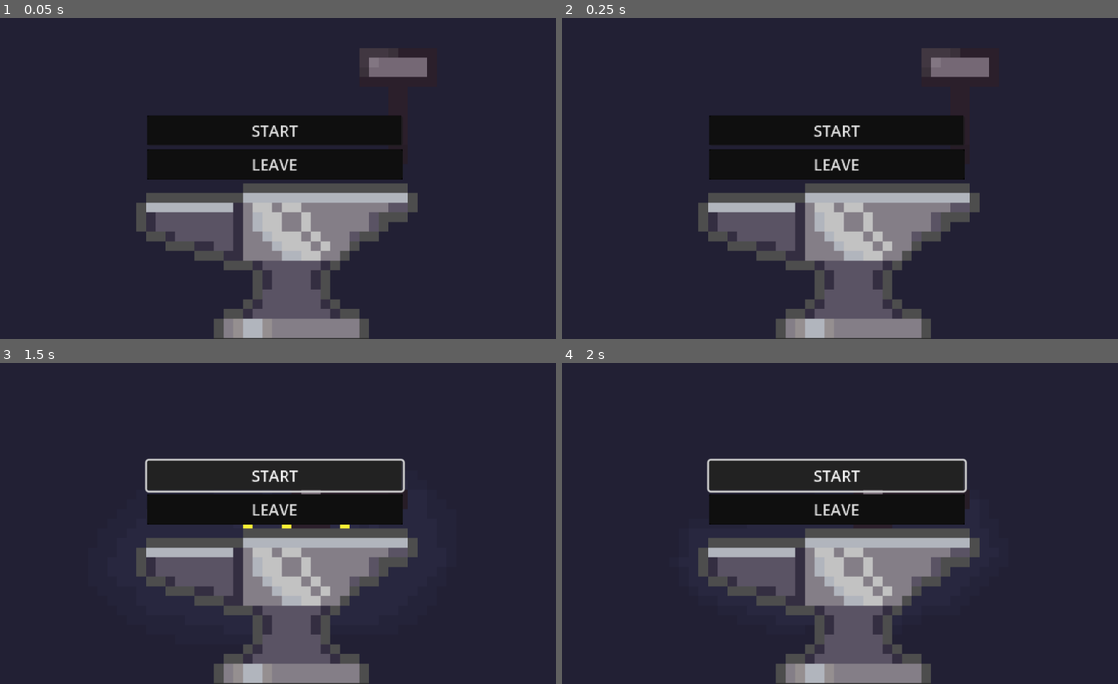
Above: before the commit, frames 1-4 (two rows, left to right).
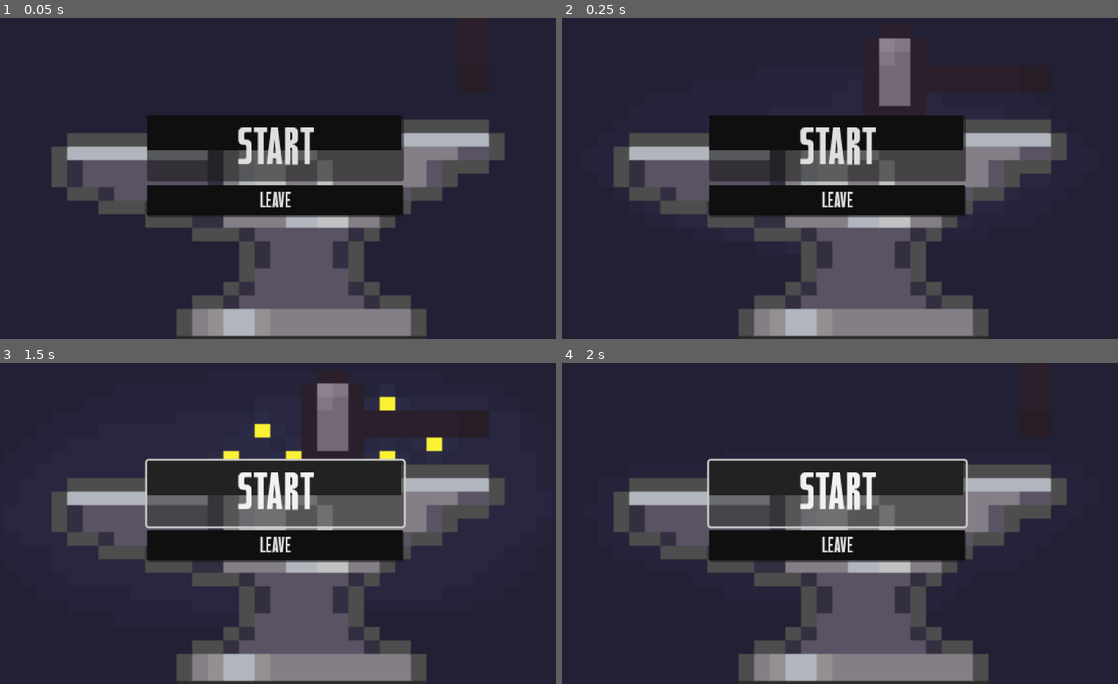
Above: after the commit, the same moments.

Repository: aleziz01/ForgeGame
Game: Godot game, scene res://scenes/MainMenu.tscn
Same seed, same stepped clock (60 frames per second), same inputs: the game is played once before the commit and once after it.
Inputs:
- Up to frame 1 (0.05 s): no input
- Up to frame 2 (0.25 s): no input
- Up to frame 3 (1.5 s): click "START" at 0.5 s; click "START" at 1.25 s
- Up to frame 4 (2 s): no input

The runs differ from the first frame. In frame 1, 27% of the frame differs, in the area x 9-91%, y 9-100%; in frame 2, 29%, in the area x 9-91%, y 6-100%; in frame 3, 29%; in frame 4, 27%.

Commit message:
please no merge conflicts. ALSO made game nicer

Diff:
--- a/scenes/Customer1.tscn
+++ b/scenes/Customer1.tscn
@@ -247,7 +247,7 @@
 scale = Vector2(5.71875, 5.875)
 sprite_frames = SubResource("SpriteFrames_lfxfw")
 animation = &"SmithIdle"
-frame_progress = 0.429781
+frame_progress = 0.0504471
 speed_scale = 5.09
 
 [node name="CollisionShape2D" type="CollisionShape2D" parent="."]
--- a/scenes/MainMenu.tscn
+++ b/scenes/MainMenu.tscn
@@ -1,7 +1,8 @@
-[gd_scene load_steps=18 format=3 uid="uid://dr3u76joe3r"]
+[gd_scene load_steps=19 format=3 uid="uid://dr3u76joe3r"]
 
 [ext_resource type="Script" path="res://scenes/MainMenu.gd" id="1_71dhf"]
 [ext_resource type="AudioStream" uid="uid://gntpk3vmqmov" path="res://SoundMusic/forge game track2.mp3" id="2_np5qi"]
+[ext_resource type="FontFile" uid="uid://dkb0ypwwpduer" path="res://Fonts/giga-forge.otf" id="2_pkdvt"]
 [ext_resource type="AudioStream" uid="uid://b4g05n5lonuqh" path="res://SoundMusic/Wforge.mp3" id="3_75kl5"]
 [ext_resource type="Texture2D" uid="uid://bau17veh6vsic" path="res://art/AnvilSpriteSheet.png" id="4_sg2aj"]
 [ext_resource type="Script" path="res://scenes/AnimatedSprite2D.gd" id="5_24t63"]
@@ -101,23 +102,29 @@
 anchor_top = 6.5
 anchor_right = 17.675
 anchor_bottom = 9.1
-offset_top = -3.05176e-05
-offset_right = -6.10352e-05
+offset_left = -132.0
+offset_top = 7.0
+offset_right = -132.0
+offset_bottom = 8.0
 
 [node name="Start_button" type="Button" parent="MainMenu/MainContainer"]
 layout_mode = 2
+theme_override_fonts/font = ExtResource("2_pkdvt")
+theme_override_font_sizes/font_size = 55
 text = "START"
 
 [node name="Panel" type="Panel" parent="MainMenu/MainContainer/Start_button"]
 z_index = -1
 layout_mode = 0
 offset_right = 262.0
-offset_bottom = 30.0
+offset_bottom = 36.0
 mouse_filter = 2
 theme_override_styles/panel = SubResource("StyleBoxFlat_0v7sa")
 
 [node name="Exit_button" type="Button" parent="MainMenu/MainContainer"]
 layout_mode = 2
+theme_override_fonts/font = ExtResource("2_pkdvt")
+theme_override_font_sizes/font_size = 22
 text = "LEAVE"
 
 [node name="Panel" type="Panel" parent="MainMenu/MainContainer/Exit_button"]
@@ -135,14 +142,17 @@
 stream = ExtResource("3_75kl5")
 
 [node name="Camera2D" type="Camera2D" parent="."]
-position = Vector2(576, 325)
+position = Vector2(444, 332)
 zoom = Vector2(1.95, 1.95)
 
 [node name="AnimatedSprite2D" type="AnimatedSprite2D" parent="."]
 z_index = -2
-position = Vector2(561, 320)
+texture_filter = 2
+position = Vector2(421, 257)
+scale = Vector2(1.6125, 1.4)
 sprite_frames = SubResource("SpriteFrames_iia6m")
-speed_scale = 0.6
+frame_progress = 0.530559
+speed_scale = 1.735
 script = ExtResource("5_24t63")
 
 [connection signal="pressed" from="MainMenu/MainContainer/Start_button" to="MainMenu" method="_on_start_button_pressed"]
Not shown, added: Fonts/Befonts-License.txt
Binary file added: Fonts/giga-forge.otf
Not shown, added: Fonts/giga-forge.otf.import
